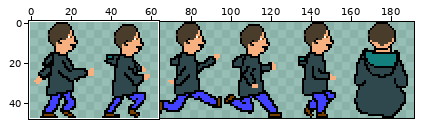
One commit to this sprite sheet: assets/player.png. Above, an overview of the earlier version with the close-up marked.
Close-up. As it was:
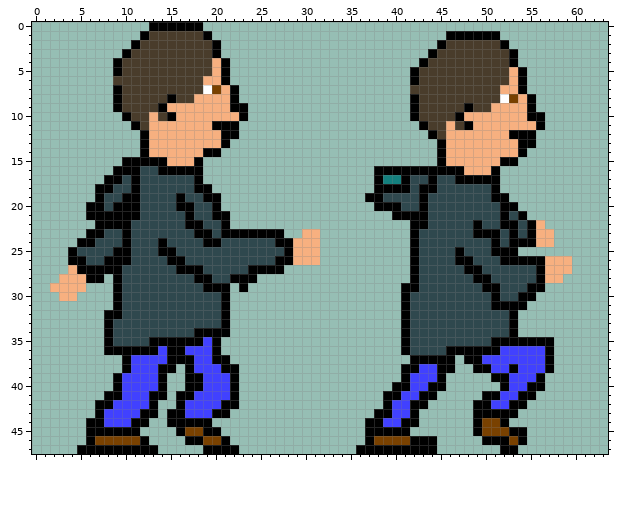
The file is 192x48 pixels. Shown: x 0..63, y 0..47. The commit also changed other parts of the picture, which this record leaves out.
After the commit:
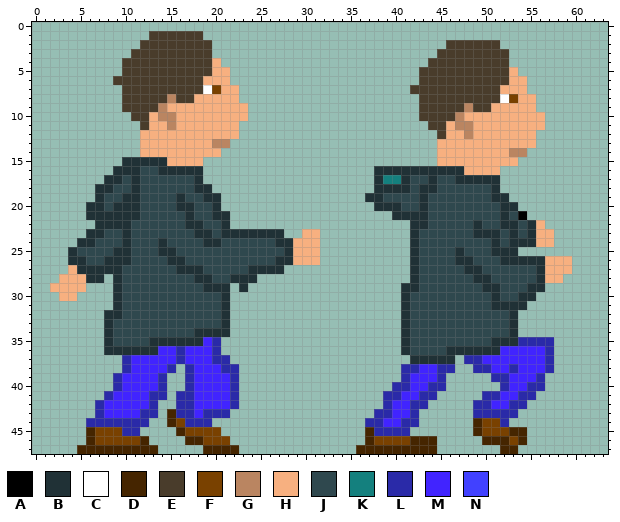
Palette (. is transparent): A #000000  B #203136  C #ffffff  D #452500  E #493c2b  F #794100  G #ba8561  H #f7b080  J #2f484e  K #14807e  L #2a2aa8  M #4124ff  N #4141ff
The exact change:
y 0: x 13..18 AAAAAA -> ......
y 1: x 12 A -> .; x 19 A -> .; x 46..51 AAAAAA -> ......
y 2: x 11 A -> .; x 20 A -> .; x 45 A -> .; x 52 A -> .
y 3: x 10 A -> .; x 20 A -> .; x 44 A -> .; x 53 A -> .
y 4: x 9 A -> .; x 21 A -> .; x 43 A -> .; x 53 A -> .
y 5: x 9 A -> .; x 21 A -> H; x 42 A -> .; x 54 A -> .
y 6: x 21 A -> H; x 42 A -> .; x 54 A -> H
y 7: x 9 A -> .; x 22 A -> H; x 54 A -> H
y 8: x 9 A -> .; x 15 A -> G; x 22 A -> H; x 42 A -> .; x 55 A -> H
y 9: x 9 A -> .; x 14 A -> G; x 22..23 AA -> HH; x 42 A -> .; x 48 A -> G; x 55 A -> H
y 10: x 10 A -> .; x 14..15 EA -> GG; x 23 A -> H; x 42 A -> .; x 47 A -> G; x 55..56 AA -> HH
y 11: x 11 A -> .; x 15 H -> G; x 20..22 AAA -> HHH; x 43 A -> .; x 47..48 EA -> GG; x 56 A -> H
y 12: x 12 A -> H; x 21..22 AA -> HH; x 44 A -> .; x 48 H -> G; x 53..55 AAA -> HHH
y 13: x 12 A -> H; x 20..21 HA -> GG; x 45 A -> H; x 54..55 AA -> HH
y 14: x 12 A -> H; x 19..20 AA -> HH; x 45 A -> H; x 53..54 HA -> GG
y 15: x 10..14 AAAAA -> BBBBB; x 18 A -> H; x 45 A -> H; x 52..53 AA -> HH
y 16: x 9..11 AAA -> BBB; x 14..18 AAAAA -> BBBBB; x 38..47 AAAAAAAAAA -> BBBBBBBBBB; x 51 A -> H
y 17: x 8..9 AA -> BB; x 11 A -> B; x 18 A -> B; x 38 A -> B; x 41 A -> B; x 44 A -> B; x 47..51 AAAAA -> BBBBB
y 18: x 7..8 AA -> BB; x 11 A -> B; x 18..19 AA -> BB; x 38..41 AAAA -> BBBB; x 43..44 AA -> BB; x 51 A -> B
y 19: x 7 A -> B; x 10..11 AA -> BB; x 16 A -> B; x 19..20 AA -> BB; x 37..38 AA -> BB; x 43 A -> B; x 51..52 AA -> BB
y 20: x 6..7 AA -> BB; x 9..11 AAA -> BBB; x 16..17 AA -> BB; x 20 A -> B; x 38..40 AAA -> BBB; x 43 A -> B; x 52..53 AA -> BB
y 21: x 6..11 AAAAAA -> BBBBBB; x 17 A -> B; x 20..21 AA -> BB; x 40..43 AAAA -> BBBB; x 52 A -> B
y 22: x 7..10 AAAA -> BBBB; x 17..18 AA -> BB; x 21 A -> B; x 42..43 AA -> BB; x 49 A -> B; x 52..53 AA -> BB; x 55 A -> B
y 23: x 6..7 AA -> BB; x 10 A -> B; x 18..19 AA -> BB; x 21..27 AAAAAAA -> BBBBBBB; x 42 A -> B; x 49..51 AAA -> BBB; x 53 A -> B; x 55 A -> B
y 24: x 5..6 AA -> BB; x 10 A -> B; x 14 A -> B; x 19..20 AA -> BB; x 27..28 AA -> BB; x 42 A -> B; x 51 A -> B; x 53..55 AAA -> BBB
y 25: x 4 A -> B; x 9..10 AA -> BB; x 14..15 AA -> BB; x 28 A -> B; x 42 A -> B; x 47 A -> B; x 51..53 AAA -> BBB
y 26: x 4..5 AA -> BB; x 8..10 AAA -> BBB; x 15..16 AA -> BB; x 27..28 AA -> BB; x 42 A -> B; x 47..48 AA -> BB; x 52..56 AAAAA -> BBBBB
y 27: x 5..9 AAAAA -> BBBBB; x 16..18 AAA -> BBB; x 24..27 AAAA -> BBBB; x 42 A -> B; x 48..49 AA -> BB; x 56 A -> B
y 28: x 6..7 AA -> BB; x 9 A -> B; x 18..19 AA -> BB; x 22..24 AAA -> BBB; x 42 A -> B; x 49..50 AA -> BB; x 56 A -> B
y 29: x 9 A -> B; x 19..21 AAA -> BBB; x 23 A -> B; x 41..42 AA -> BB; x 50..51 AA -> BB; x 55..56 AA -> BB
y 30: x 9 A -> B; x 21 A -> B; x 41 A -> B; x 51 A -> B; x 54..55 AA -> BB
y 31: x 9 A -> B; x 21 A -> B; x 41 A -> B; x 51..54 AAAA -> BBBB
y 32: x 8..9 AA -> BB; x 21 A -> B; x 41 A -> B; x 53 A -> B
y 33: x 8 A -> B; x 21 A -> B; x 41 A -> B; x 53 A -> B
y 34: x 8 A -> B; x 18..21 AAAA -> BBBB; x 41 A -> B; x 53 A -> B
y 35: x 8 A -> B; x 13..20 AAAAAANA -> BBBBBBML; x 41 A -> B; x 51..57 AAAAAAA -> BBBLLLL
y 36: x 8..20 AAAAAANAANNNA -> BBBBBBMMLMMML; x 41 A -> B; x 46..57 AAAAAANNNNNA -> BBBBBBMMMMML
y 37: x 10..21 ANNNNAAANNAA -> LMMMMMLMMMLL; x 42..46 AAAAA -> BBBBB; x 48..57 AANNNNNNNA -> LLMMMMMMML
y 38: x 10..15 ANNNAA -> LMMMML; x 17..22 ANNNAA -> LMMMLL; x 41..46 AANNAA -> LLMMLL; x 49..57 AANNANNNA -> LLMMLMMML
y 39: x 9..14 ANNNNA -> LMMMML; x 17..22 AANNNA -> LMMMML; x 41..45 ANNNA -> LMMML; x 51..56 AANNNA -> LLMMML
y 40: x 9..14 ANNNNA -> LMMMML; x 17..22 AANNNA -> LMMMML; x 40..45 AANNAA -> LLMMLL; x 52..56 ANNAA -> LMMLL
y 41: x 8..14 AANNNAA -> LMMMMLL; x 16..22 AANNNNA -> LLMMMML; x 39..44 AANNAA -> LLMMLL; x 50..55 AANNAA -> LLMMLL
y 42: x 7..13 AANNNNA -> LMMMMML; x 16..22 ANNNNAA -> LLMMMML; x 39..43 ANNAA -> LMMLL; x 49..54 AANNAA -> LLMMLL
y 43: x 7..13 ANNNNAA -> LMMMMLL; x 15..21 AANNNAA -> DLLMLLL; x 38..42 AANNA -> LLMML; x 49..53 AAAAA -> LLLLL
y 44: x 6..12 AANNNAA -> LLLLLLL; x 15..19 AAAAA -> DFLLL; x 37..42 AANNAA -> LLMMLL; x 49 A -> D; x 52 A -> L
y 45: x 6..11 AAAAAA -> DFFFLL; x 16 A -> D; x 19..20 AA -> FF; x 37..41 AAAAA -> DLLLL; x 49 A -> D; x 53..54 AA -> DD
y 46: x 6 A -> D; x 12 A -> D; x 17..18 AA -> DD; x 21 A -> F; x 37 A -> D; x 42..44 AAA -> DDD; x 50..52 AAA -> DDD; x 54 A -> D
y 47: x 5..13 AAAAAAAAA -> DDDDDDDDD; x 19..22 AAAA -> DDDD; x 36..44 AAAAAAAAA -> DDDDDDDDD; x 52..53 AA -> DD
